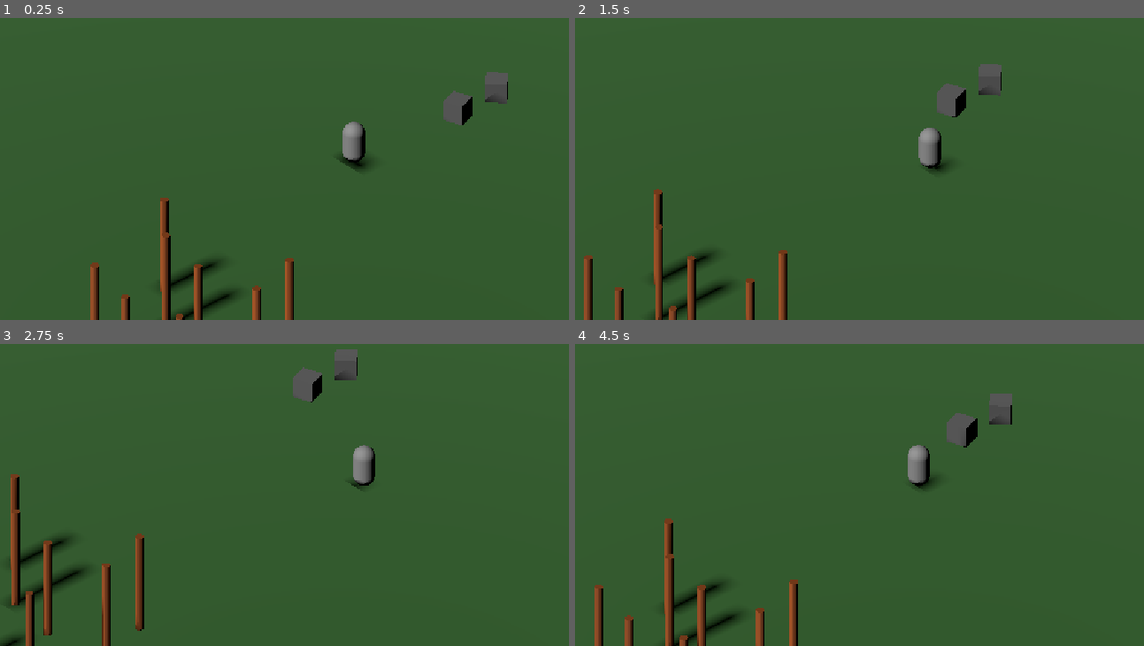
Above: before the commit, frames 1-4 (two rows, left to right).
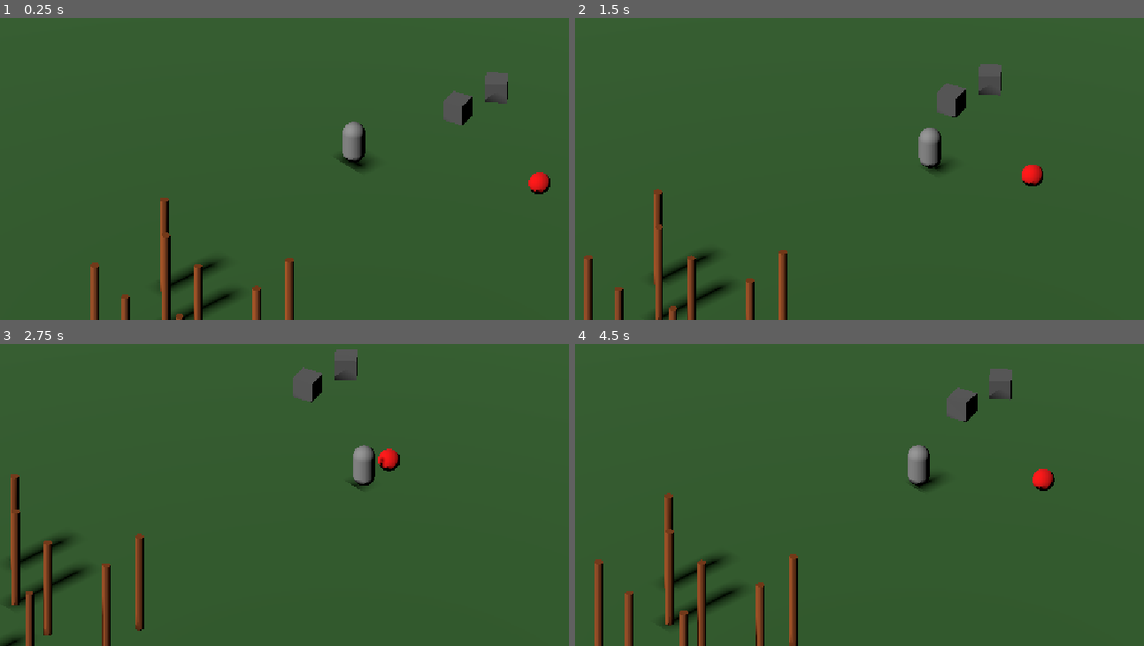
Above: after the commit, the same moments.

Repository: Ardensten/SurvivalSurvivors
Game: Godot game, scene res://main/main.tscn
Two runs of this game, one before a commit and one after it. Both use one fixed random seed, a clock stepped at 60 frames per second and the inputs below.
Inputs:
- Up to frame 1 (0.25 s): no input
- Up to frame 2 (1.5 s): tap Enter (ui_accept) at 0.5, 0.77 s; hold Right (ui_right) 0.53-1.28 s; hold Down (ui_down) from 1.28 s (still down)
- Up to frame 3 (2.75 s): tap Enter (ui_accept) at 1.52 s; release Down (ui_down) at 2.03 s; hold Right (ui_right) from 2.03 s (still down)
- Up to frame 4 (4.5 s): release Right (ui_right) at 2.78 s; hold Up (ui_up) 2.78-3.53 s; tap Enter (ui_accept) at 3.02, 3.77 s; hold Left (ui_left) from 3.53 s (still down); tap K (debug_damage) at 4.15 s

The runs differ from the first frame. In frame 1, 0.2% of the frame differs, in the area x 92-97%, y 51-59%; in frame 2, 0.2%; in frame 3, 0.2%; in frame 4, 4.3%, in the area x 3-85%, y 8-100%.

Commit message:
Added basic enemy

Diff:
--- /dev/null
+++ b/game/enemies/basic_enemy/basic_enemy.gd
@@ -0,0 +1,19 @@
+extends CharacterBody3D
+
+@onready var health_component: HealthComponent = $HealthComponent
+
+
+func _ready() -> void:
+	health_component.died.connect(_on_died)
+
+func _process(_delta: float) -> void:
+	if Input.is_action_just_pressed("debug_enemy_damage"):
+		take_damage(25.0)
+		print("Enemy health: ", health_component.current_health)
+
+func take_damage(amount: float) -> void:
+	health_component.take_damage(amount)
+
+
+func _on_died() -> void:
+	queue_free()
--- /dev/null
+++ b/game/enemies/basic_enemy/basic_enemy.tscn
@@ -0,0 +1,26 @@
+[gd_scene format=3 uid="uid://bxupac44dy14c"]
+
+[ext_resource type="Script" uid="uid://dnm81w6u32wgr" path="res://game/enemies/basic_enemy/basic_enemy.gd" id="1_gh2gl"]
+[ext_resource type="PackedScene" uid="uid://c4ndltp5u8kpq" path="res://game/components/health/health_component.tscn" id="2_ti666"]
+
+[sub_resource type="SphereMesh" id="SphereMesh_15q6v"]
+
+[sub_resource type="StandardMaterial3D" id="StandardMaterial3D_jjb4j"]
+albedo_color = Color(1, 0, 0, 1)
+
+[sub_resource type="BoxShape3D" id="BoxShape3D_6n0ce"]
+size = Vector3(0.99886733, 0.9999998, 0.99886733)
+
+[node name="BasicEnemy" type="CharacterBody3D" unique_id=100671362]
+script = ExtResource("1_gh2gl")
+
+[node name="HealthComponent" parent="." unique_id=525045617 instance=ExtResource("2_ti666")]
+max_health = 50.0
+
+[node name="MeshInstance3D" type="MeshInstance3D" parent="." unique_id=2095317988]
+mesh = SubResource("SphereMesh_15q6v")
+surface_material_override/0 = SubResource("StandardMaterial3D_jjb4j")
+
+[node name="CollisionShape3D" type="CollisionShape3D" parent="." unique_id=1138177329]
+transform = Transform3D(1, 0, 0, 0, 1, 0, 0, 0, 1, 0, -8.940697e-08, 0)
+shape = SubResource("BoxShape3D_6n0ce")
--- a/game/player/player.gd
+++ b/game/player/player.gd
@@ -7,6 +7,7 @@
 
 
 func _process(_delta: float) -> void:
+	# This is only for debugging and is to be removed later.
 	if Input.is_action_just_pressed("debug_damage"):
 		health_component.take_damage(25.0)
 
--- a/main/main.tscn
+++ b/main/main.tscn
@@ -5,6 +5,7 @@
 [ext_resource type="PackedScene" uid="uid://b6egx6mrhs5gi" path="res://game/camera/camera.tscn" id="2_c651c"]
 [ext_resource type="PackedScene" uid="uid://c4ne1loh7upyv" path="res://game/world/world.tscn" id="2_xwkvk"]
 [ext_resource type="PackedScene" uid="uid://c4ejih2we525s" path="res://debug/debug_overlay.tscn" id="4_c651c"]
+[ext_resource type="PackedScene" uid="uid://bxupac44dy14c" path="res://game/enemies/basic_enemy/basic_enemy.tscn" id="6_kfbq2"]
 
 [node name="Main" type="Node3D" unique_id=1246959133]
 script = ExtResource("1_3wy1v")
@@ -19,3 +20,6 @@
 [node name="World" parent="." unique_id=535120413 instance=ExtResource("2_xwkvk")]
 
 [node name="DebugOverlay" parent="." unique_id=1587992545 instance=ExtResource("4_c651c")]
+
+[node name="BasicEnemy" parent="." unique_id=100671362 instance=ExtResource("6_kfbq2")]
+transform = Transform3D(1, 0, 0, 0, 1, 0, 0, 0, 1, 8.378458, 0.38893867, 2.340744)
--- a/project.godot
+++ b/project.godot
@@ -88,6 +88,11 @@
 "events": [Object(InputEventKey,"resource_local_to_scene":false,"resource_name":"","device":-1,"window_id":0,"alt_press …(192 unchanged characters)…
 ]
 }
+debug_enemy_damage={
+"deadzone": 0.2,
+"events": [Object(InputEventKey,"resource_local_to_scene":false,"resource_name":"","device":-1,"window_id":0,"alt_pressed":false,"shift_pressed":false,"ctrl_pressed":false,"meta_pressed":false,"pressed":false,"keycode":0,"physical_keycode":74,"key_label":0,"unicode":106,"location":0,"echo":false,"script":null)
+]
+}
 
 [physics]
 
Not shown, added: game/enemies/basic_enemy/basic_enemy.gd.uid
